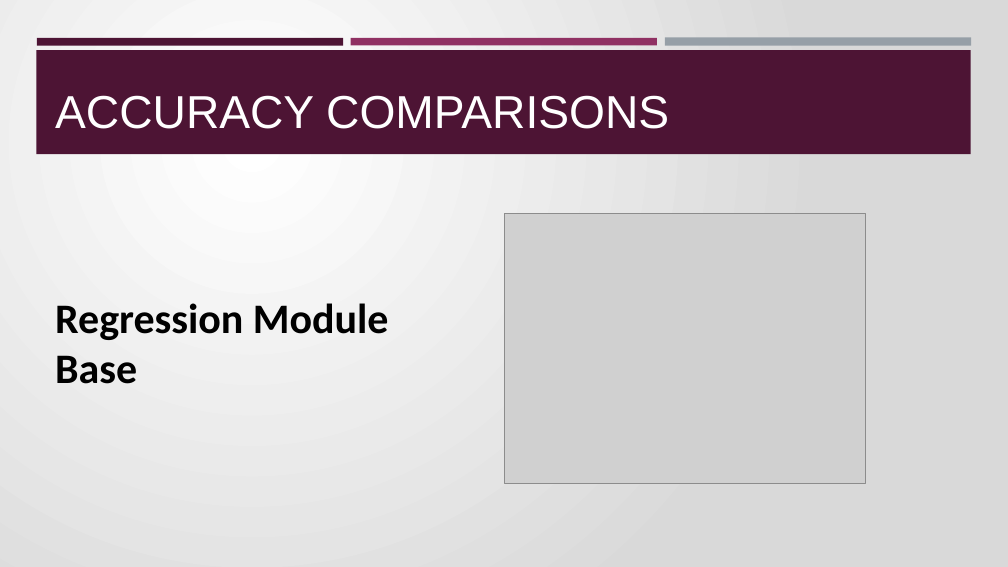
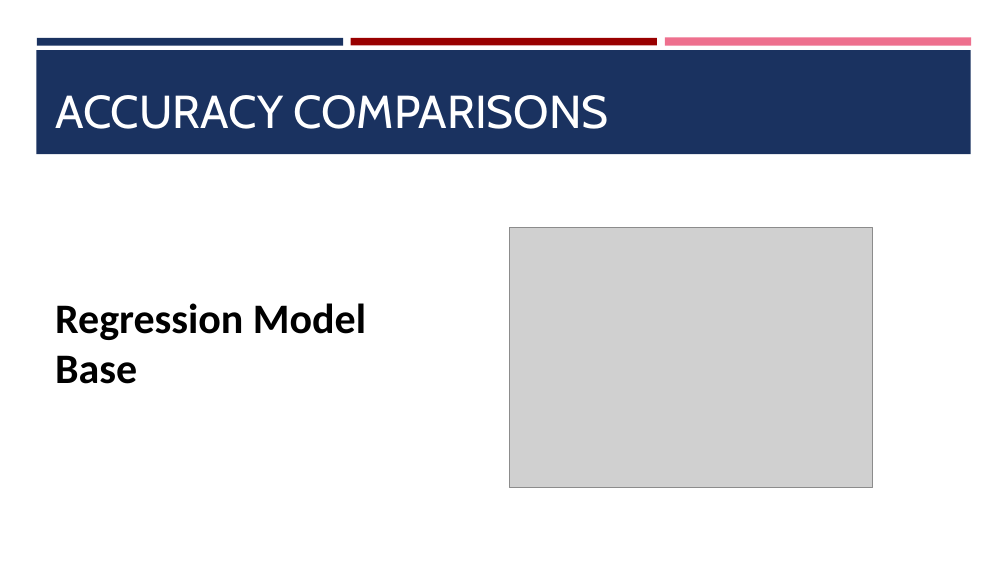
Before and after one commit to candidamg/Brain_Stroke_Prediction, a slide deck: slide 4 of Brain_Stroke_PP.pptx (slide 5 before the commit). Drawn at 1008x567 pixels with LibreOffice and Linux fonts; fonts in the diff are those of the drawing; grey boxes stand for pictures; background and template pictures are left out. Boxes give left, top, right and bottom in pixels: in the first picture for what was removed or moved away, otherwise in the second. Text is boxed around its words. In the diff, an @@ line names an element or a change of style, - is before the commit and + after.

```diff
--- a/Brain_Stroke_PP.pptx
+++ b/Brain_Stroke_PP.pptx
@@ background gradient #FFFFFF to #D9D9D9 to #FFFFFF @@
@@ rectangle at (36, 50, 971, 154): fill #4D1434 to #1A3260 @@
@@ rectangle at (37, 38, 343, 45): fill #4D1434 to #1A3260 @@
@@ rectangle at (351, 38, 657, 45): fill #903163 to #990000 @@
@@ rectangle at (665, 38, 971, 46): fill #969FA7 to #EE708E @@
@@ title "ACCURACY COMPARISONS" at (55, 95, 609, 129): font Arial to Cabin @@
@@ picture: place and size @@
-picture at (504, 213, 866, 483)
+picture at (509, 227, 873, 488)
@@ text at (55, 303, 366, 340): text changed @@
-Regression Module
+Regression Model
```
Also in this commit, not shown: 6 other slides changed, 8 slides added, 7 slides removed.
